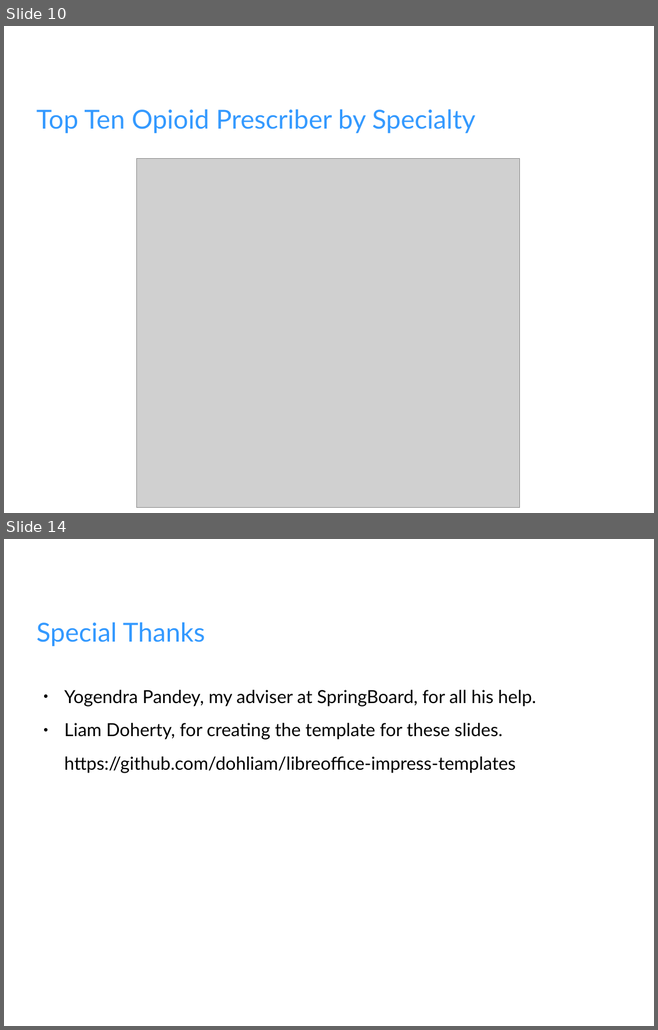
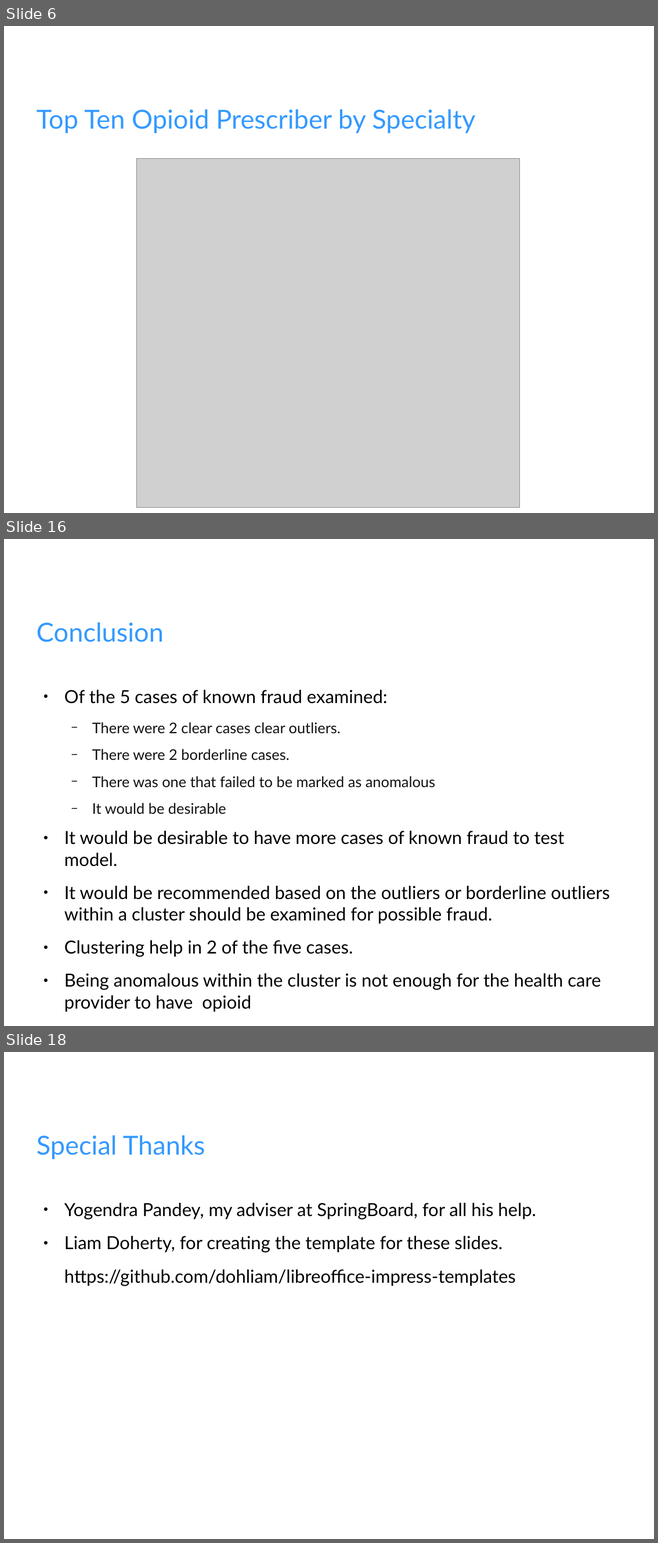
Before and after one commit to fullmetalchem15t/Springboard, a slide deck: opioid/Opoid_Slides.odp. Shown one above the other, each under a label of ours: slides 10 and 14 before the commit, slides 6, 16 and 18 after it; the slides between them are not shown. The pictures are 658x1030 and 658x1543 pixels, drawn with LibreOffice and Linux fonts; fonts in the diff are those of the drawing; grey boxes stand for pictures; background and template pictures are left out. Boxes give left, top, right and bottom in pixels: in the first picture for what was removed or moved away, otherwise in the second. Text is boxed around its words. In the diff, an @@ line names an element or a change of style, - is before the commit and + after.

Commit message:
Finished Opioid project

```diff
--- a/opioid/Opoid_Slides.odp
+++ b/opioid/Opoid_Slides.odp
@@ slide 16 added at (x1=4, y1=539, x2=654, y2=1026), background picture (left out) @@
@@ title added at (x1=36, y1=622, x2=164, y2=642), 32 pt, text #3399FF @@
+Conclusion
@@ text added at (x1=64, y1=690, x2=610, y2=1012), 22 pt, text #000000 @@
+● Of the 5 cases of known fraud examined:
+  − There were 2 clear cases clear outliers.
+  − There were 2 borderline cases.
+  − There was one that failed to be marked as anomalous
+  − It would be desirable
+● It would be desirable to have more cases of known fraud to test model.
+● It would be recommended based on the outliers or borderline outliers within a cluster should be examined for possible fraud.
+● Clustering help in 2 of the five cases.
+● Being anomalous within the cluster is not enough for the health care provider to have opioid
@@ what was slide 10 is now slide 6 @@
@@ what was slide 14 is now slide 18 @@
```
Also in this commit, not shown: 4 slides changed, 8 other slides added, 5 slides removed, 2 other files.
